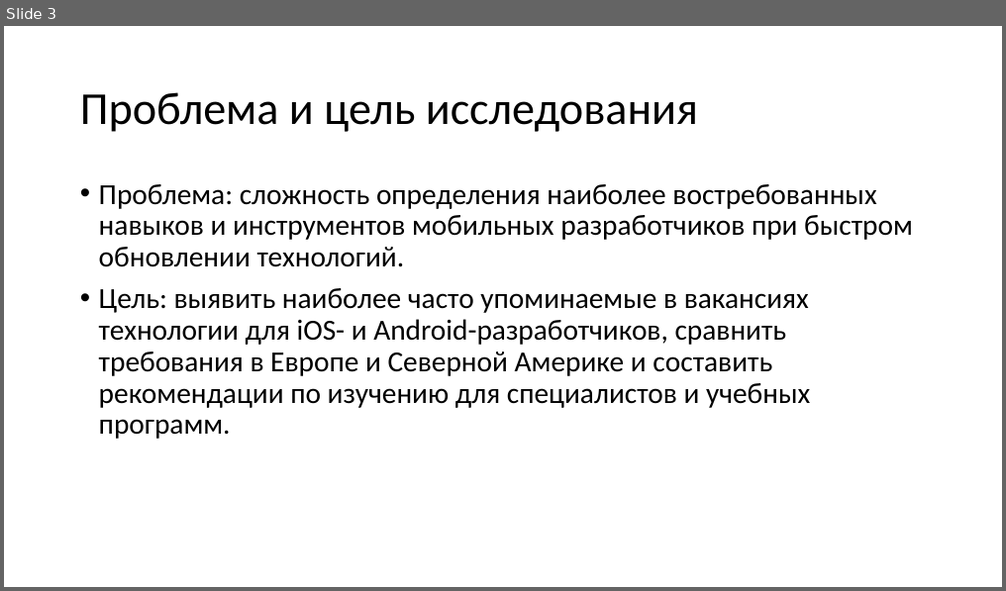
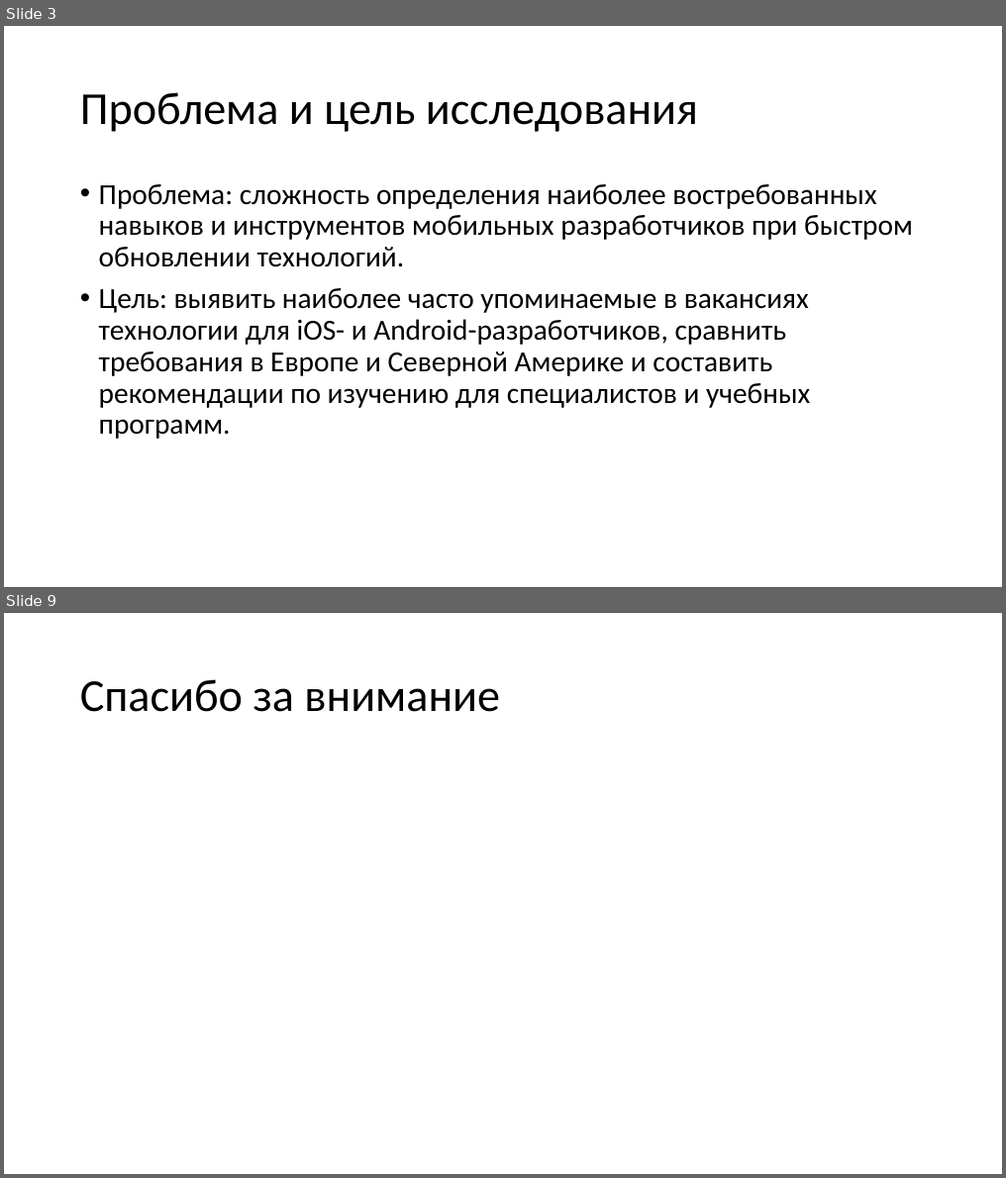
Before and after one commit to S0la1re/Research-work-new, a slide deck: Presentations of Bachelor's theses.pptx. Shown one above the other, each under a label of ours: slide 3 before the commit, slides 3 and 9 after it; the slides between them are not shown. The pictures are 1006x591 and 1006x1178 pixels, drawn with LibreOffice and Linux fonts; fonts in the diff are those of the drawing. Boxes give left, top, right and bottom in pixels: in the first picture for what was removed or moved away, otherwise in the second. Text is boxed around its words. In the diff, an @@ line names an element or a change of style, - is before the commit and + after.

```diff
--- a/Presentations of Bachelor's theses.pptx
+++ b/Presentations of Bachelor's theses.pptx
@@ slide 9 added at [4,613,1002,1174], background #FFFFFF @@
@@ title added at [80,679,500,712], 44 pt, text #000000 @@
+Спасибо за внимание
```
Also in this commit, not shown: 2 slides changed, 4 other slides added, 2 slides removed.
